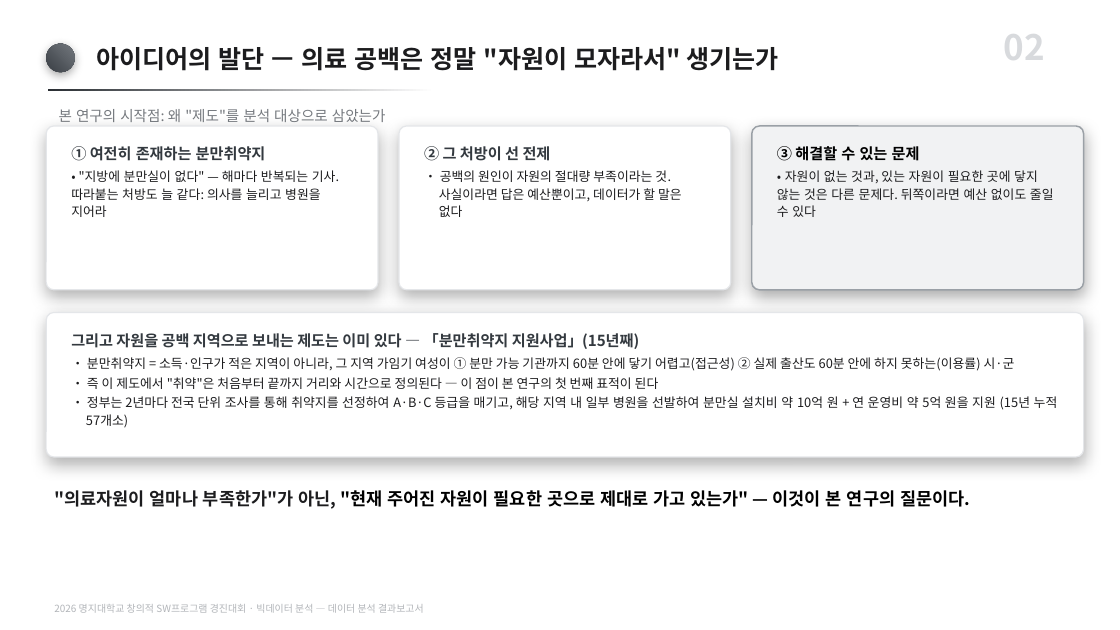
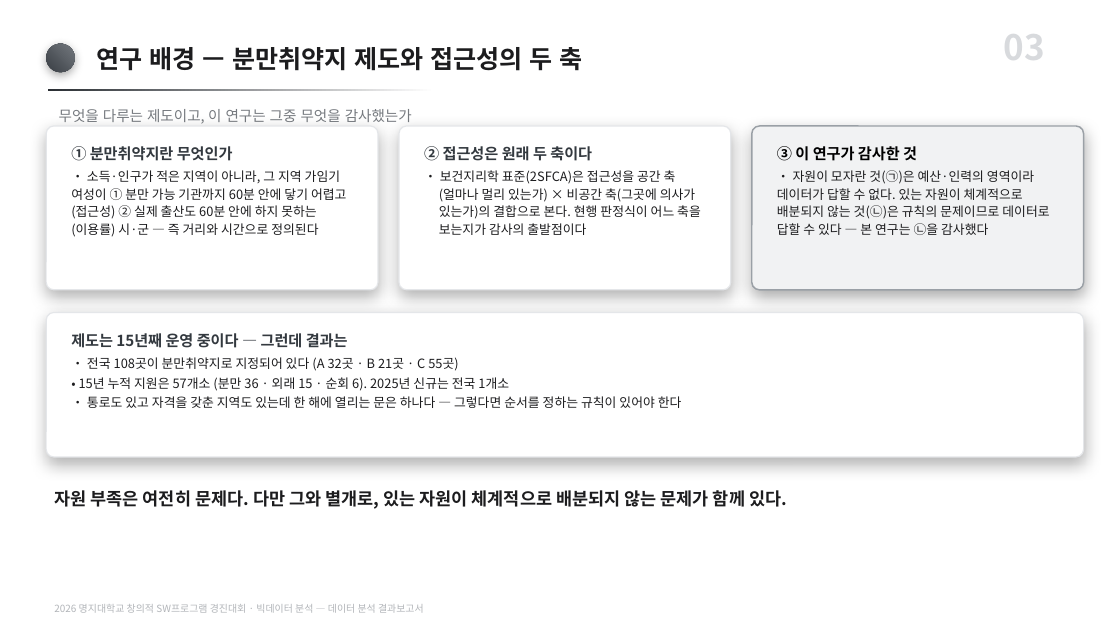
Before and after one commit to karvvan/maternity-care-policy-audit, a slide deck: slide 3 of 04_제출물/데이터분석_결과보고서.pptx (slide 2 before the commit). Drawn at 1120x630 pixels with LibreOffice and Linux fonts; fonts in the diff are those of the drawing. Boxes give left, top, right and bottom in pixels: in the first picture for what was removed or moved away, otherwise in the second. Text is boxed around its words. In the diff, an @@ line names an element or a change of style, - is before the commit and + after.

Commit message:
두 덱 역할 재정리 — 계획서는 발단, 결과보고서는 배경·이론
계획서(14장): "왜·어떻게 할 것인가"
- 발단 서사(익숙한 진단 → 그것뿐인가 → 해법이 다르다)를 전담한다.
- 목차 반영본을 제출본에 배포(13 → 14장). 사용자 편집 없음을 확인 후 교체.

결과보고서(21장): "무엇을 발견했나"
- 슬3을 '아이디어의 발단' → '연구 배경 — 분만취약지 제도와 접근성의 두 축'
  으로 성격 전환. 서사 3카드를 사실 3카드로 교체:
  ① 분만취약지의 정의 ② 접근성의 두 축(2SFCA) ③ 이 연구가 감사한 것.
- 2SFCA 프레임을 계획서에서 결과보고서로 들여옴. 발견 1("지정은 이동시간만
  본다")이 우리 주장이 아니라 학계 표준에 비춘 결함으로 읽히게 하는 근거다.
  계획서는 미래형 가설("공간 축만 계측할 것이다"), 결과보고서는 검증의
  출발점으로 두어 중복이 아니라 호응이 되게 했다.
- 하단 카드를 제도 절차 설명(슬5 파이프라인과 중복) → 제도의 규모와 결과
  (108곳/57개소/연 1개소)로 바꿔 슬5로 자연스럽게 넘어가게 함.
- 목차 문구도 두 문서의 경계를 명시하도록 수정.

제출본 반영은 텍스트 치환 16곳으로 처리(전체 재생성 아님).
표지 등 사용자 편집은 그대로 보존. 직전 상태는 두 덱 모두 백업 보관.

```diff
--- a/04_제출물/데이터분석_결과보고서.pptx
+++ b/04_제출물/데이터분석_결과보고서.pptx
@@ text at bbox=[1004, 20, 1045, 71]: text changed @@
-02
+03
@@ text at bbox=[96, 47, 583, 71]: text changed @@
-아이디어의 발단 — 의료 공백은 정말 "자원이 모자라서" 생기는가
+연구 배경 — 분만취약지 제도와 접근성의 두 축
@@ text at bbox=[59, 109, 412, 124]: text changed @@
-본 연구의 시작점: 왜 "제도"를 분석 대상으로 삼았는가
+무엇을 다루는 제도이고, 이 연구는 그중 무엇을 감사했는가
@@ text at bbox=[71, 146, 346, 235]: text changed @@
-① 여전히 존재하는 분만취약지
-• "지방에 분만실이 없다" — 해마다 반복되는 기사. 따라붙는 처방도 늘 같다: 의사를 늘리고 병원을 지어라
+① 분만취약지란 무엇인가
+• 소득·인구가 적은 지역이 아니라, 그 지역 가임기 여성이 ① 분만 가능 기관까지 60분 안에 닿기 어렵고(접근성) ② 실제 출산도 60분 안에 하지 못하는(이용률) 시·군 — 즉 거리와 시간으로 정의된다
@@ text at bbox=[424, 146, 701, 235]: text changed @@
-② 그 처방이 선 전제
-• 공백의 원인이 자원의 절대량 부족이라는 것. 사실이라면 답은 예산뿐이고, 데이터가 할 말은 없다
+② 접근성은 원래 두 축이다
+• 보건지리학 표준(2SFCA)은 접근성을 공간 축(얼마나 멀리 있는가) × 비공간 축(그곳에 의사가 있는가)의 결합으로 본다. 현행 판정식이 어느 축을 보는지가 감사의 출발점이다
@@ text at bbox=[777, 146, 1049, 235]: text changed @@
-③ 해결할 수 있는 문제
-• 자원이 없는 것과, 있는 자원이 필요한 곳에 닿지 않는 것은 다른 문제다. 뒤쪽이라면 예산 없이도 줄일 수 있다
+③ 이 연구가 감사한 것
+• 자원이 모자란 것(㉠)은 예산·인력의 영역이라 데이터가 답할 수 없다. 있는 자원이 체계적으로 배분되지 않는 것(㉡)은 규칙의 문제이므로 데이터로 답할 수 있다 — 본 연구는 ㉡을 감사했다
@@ text at bbox=[71, 333, 682, 408]: text changed @@
-그리고 자원을 공백 지역으로 보내는 제도는 이미 있다 — 「분만취약지 지원사업」(15년째)
-• 분만취약지 = 소득·인구가 적은 지역이 아니라, 그 지역 가임기 여성이 ① 분만 가능 기관까지 60분 안에 닿기 어렵고(접근성) ② 실제 출산도 60분 안에 하지 못하는(이용률) 시·군
-• 즉 이 제도에서 "취약"은 처음부터 끝까지 거리와 시간으로 정의된다 — 이 점이 본 연구의 첫 번째 표적이 된다
-• 정부는 2년마다 전국 단위 조사를 통해 취약지를 선정하여 A·B·C 등급을 매기고, 해당 지역 내 일부 병원을 선발하여 분만실 설치비 약 10억 원 + 연 운영비 약 5억 원을 지원 (15년 누적 57개소)
+제도는 15년째 운영 중이다 — 그런데 결과는
+• 전국 108곳이 분만취약지로 지정되어 있다 (A 32곳 · B 21곳 · C 55곳)
+• 15년 누적 지원은 57개소 (분만 36 · 외래 15 · 순회 6). 2025년 신규는 전국 1개소
+• 통로도 있고 자격을 갖춘 지역도 있는데 한 해에 열리는 문은 하나다 — 그렇다면 순서를 정하는 규칙이 있어야 한다
@@ text at bbox=[54, 490, 787, 509]: text changed; text colour #000000 to #1C1C1E @@
-"의료자원이 얼마나 부족한가"가 아닌, "현재 주어진 자원이 필요한 곳으로 제대로 가고 있는가" — 이것이 본 연구의 질문이다.
+자원 부족은 여전히 문제다. 다만 그와 별개로, 있는 자원이 체계적으로 배분되지 않는 문제가 함께 있다.
```
Also in this commit, not shown: 17 other slides changed, 1 slide added, 3 other files.
